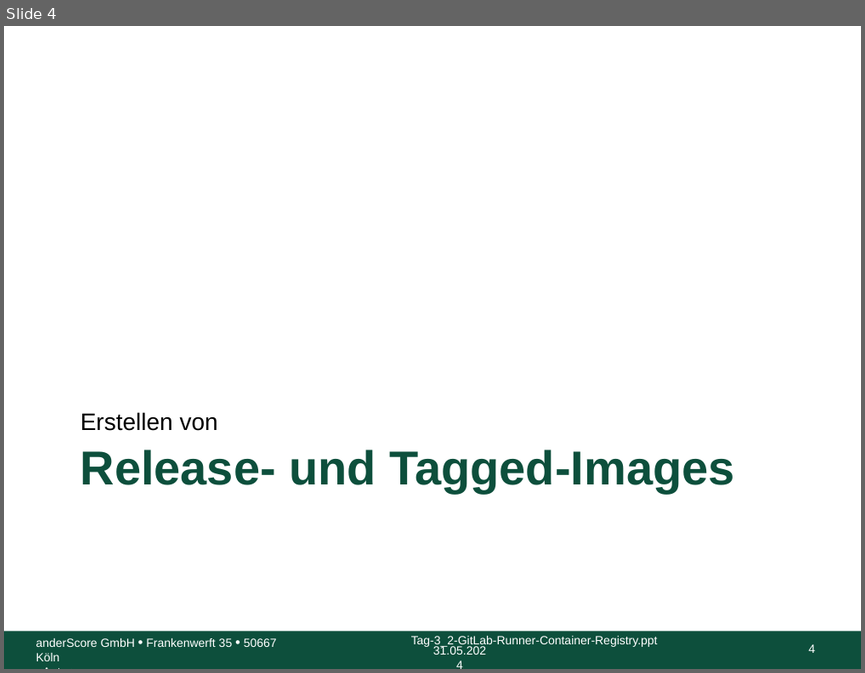
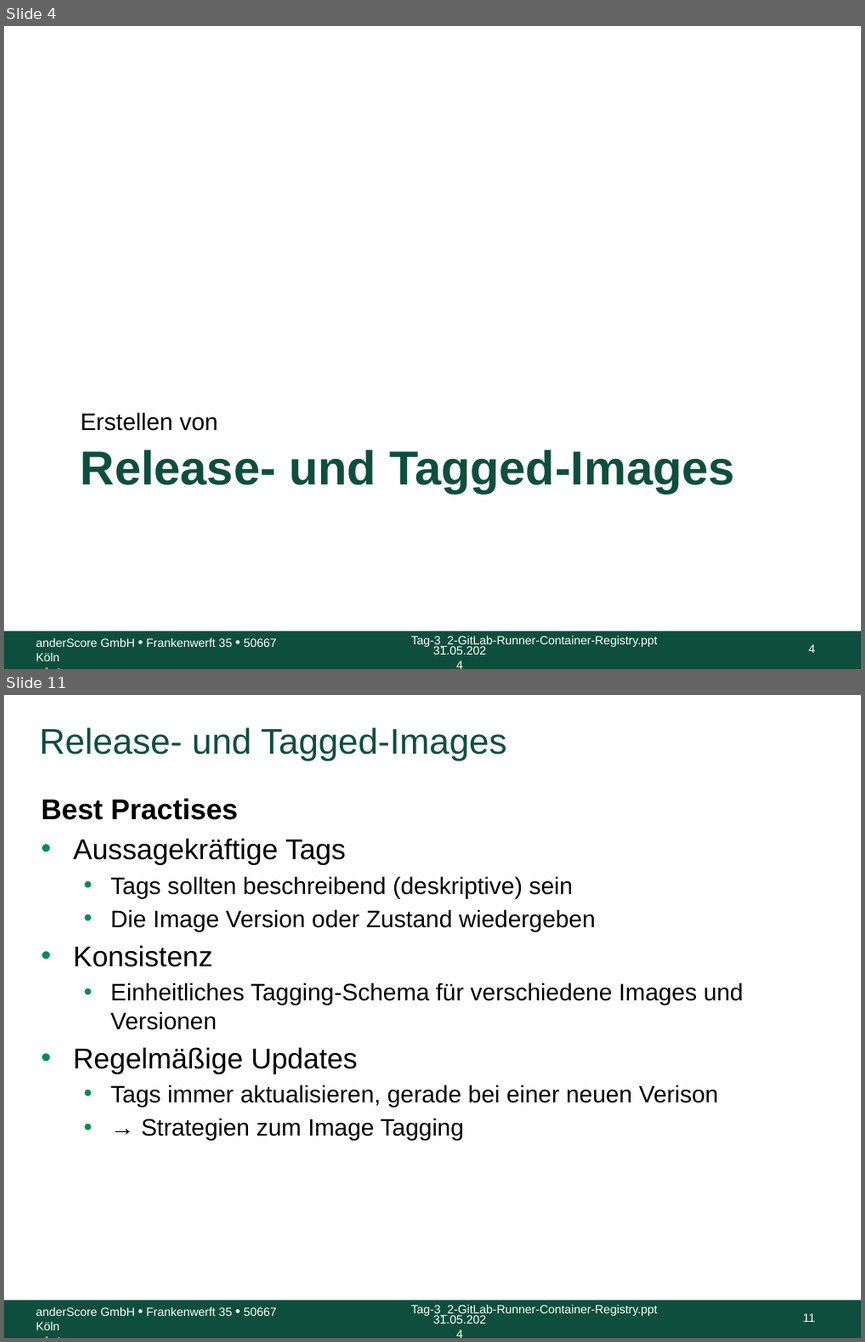
Before and after one commit to anderscore-gmbh/gitlab, a slide deck: slides/Tag-3_3-Release-und-Tagged-Images.pptx. Shown one above the other, each under a label of ours: slide 4 before the commit, slides 4 and 11 after it; the slides between them are not shown. The pictures are 865x673 and 865x1342 pixels, drawn with LibreOffice and Linux fonts; fonts in the diff are those of the drawing; background and template pictures are left out. Boxes give left, top, right and bottom in pixels: in the first picture for what was removed or moved away, otherwise in the second. Text is boxed around its words. In the diff, an @@ line names an element or a change of style, - is before the commit and + after.

Commit message:
Tag-3_3: Tagging von Docker Images abgeschlossen

```diff
--- a/slides/Tag-3_3-Release-und-Tagged-Images.pptx
+++ b/slides/Tag-3_3-Release-und-Tagged-Images.pptx
@@ slide 11 added at [4, 695, 861, 1338], background #FFFFFF; not listed: 5 template elements that a slide beside it also shows @@
@@ title added at [40, 727, 506, 760], 30 pt, text #0D4F3C @@
+Release- und Tagged-Images
@@ text added at [41, 798, 744, 1140], 20 pt, text #000000 @@
+Best Practises
+• Aussagekräftige Tags
+  • Tags sollten beschreibend (deskriptive) sein
+  • Die Image Version oder Zustand wiedergeben
+• Konsistenz
+  • Einheitliches Tagging-Schema für verschiedene Images und Versionen
+• Regelmäßige Updates
+  • Tags immer aktualisieren, gerade bei einer neuen Verison
+  • → Strategien zum Image Tagging
```
Also in this commit, not shown: 8 other slides added.
